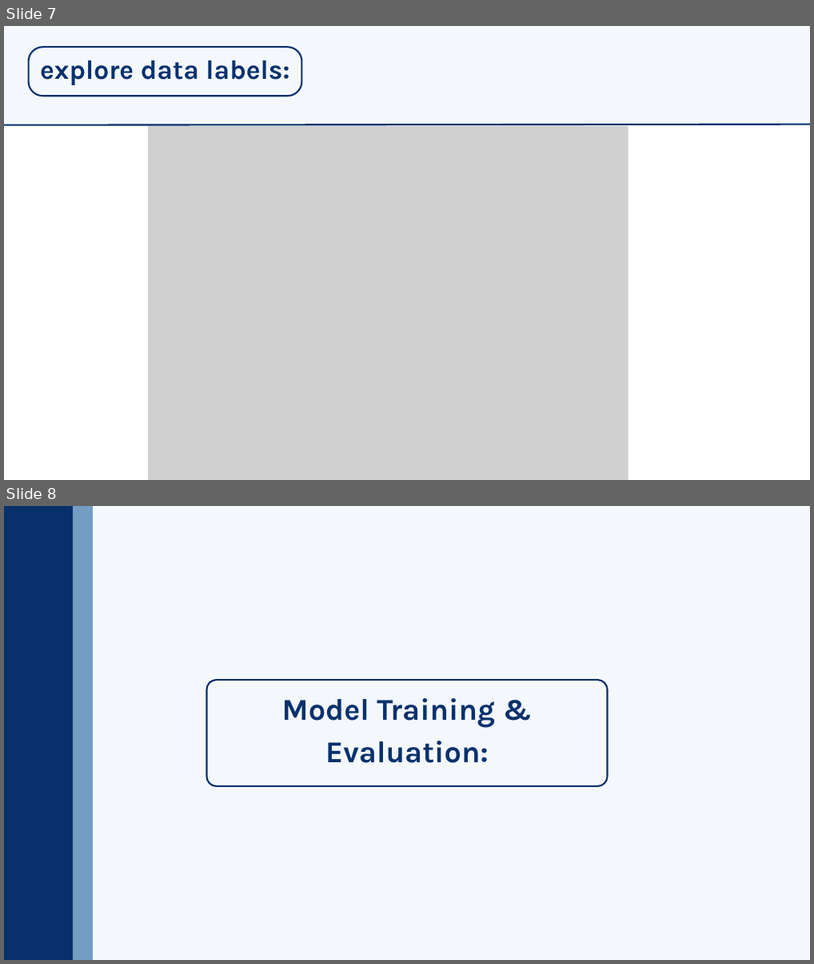
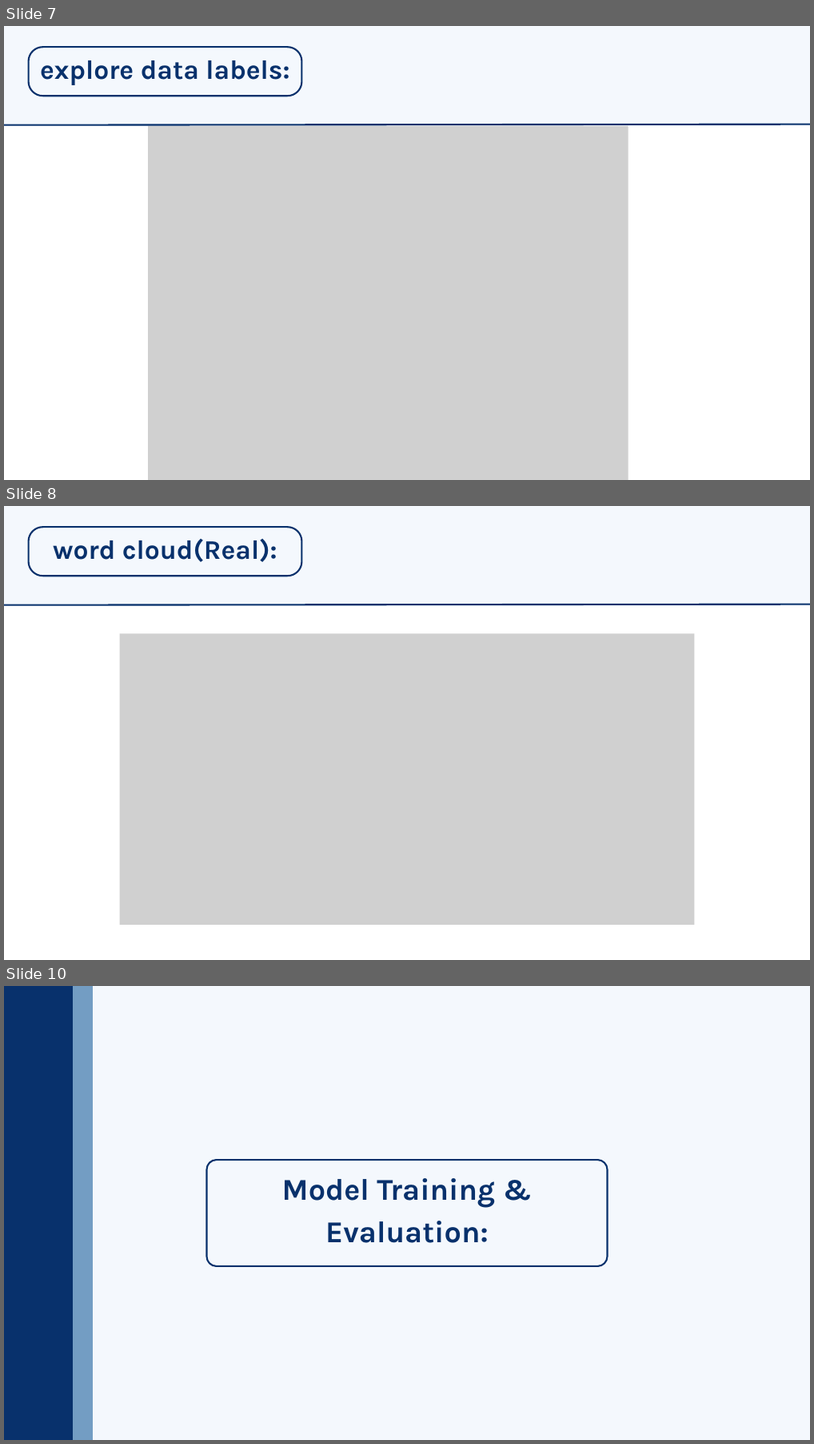
Before and after one commit to mehdhar-saggaf/NLP-news-classification-fake-real-, a slide deck: NLP_project/NLP-news-classification-fake-real/presentation/NLP-news-classification-fake-real.pptx. Shown one above the other, each under a label of ours: slides 7 and 8 before the commit, slides 7, 8 and 10 after it; the slides between them are not shown. The pictures are 814x964 and 814x1444 pixels, drawn with LibreOffice and Linux fonts; fonts in the diff are those of the drawing; grey boxes stand for pictures. Boxes give left, top, right and bottom in pixels: in the first picture for what was removed or moved away, otherwise in the second. Text is boxed around its words. In the diff, an @@ line names an element or a change of style, - is before the commit and + after.

```diff
--- a/NLP_project/NLP-news-classification-fake-real/presentation/NLP-news-classification-fake-real.pptx
+++ b/NLP_project/NLP-news-classification-fake-real/presentation/NLP-news-classification-fake-real.pptx
@@ slide 8 added at box(4, 506, 810, 960), background #F4F8FD @@
@@ freeform shape added at box(29, 527, 302, 576), outline #08316C 3 pt @@
@@ text added at box(53, 539, 278, 562), 48 pt, text #08316C, bold @@
+word cloud(Real):
@@ freeform shape added at box(4, 606, 810, 960), fill #FFFFFF @@
@@ line added from (4, 604) to (810, 604), #08316C 3 pt @@
@@ picture added at box(120, 633, 694, 924) @@
@@ what was slide 8 is now slide 10 @@
```
Also in this commit, not shown: 1 slide changed, 1 other slide added.
